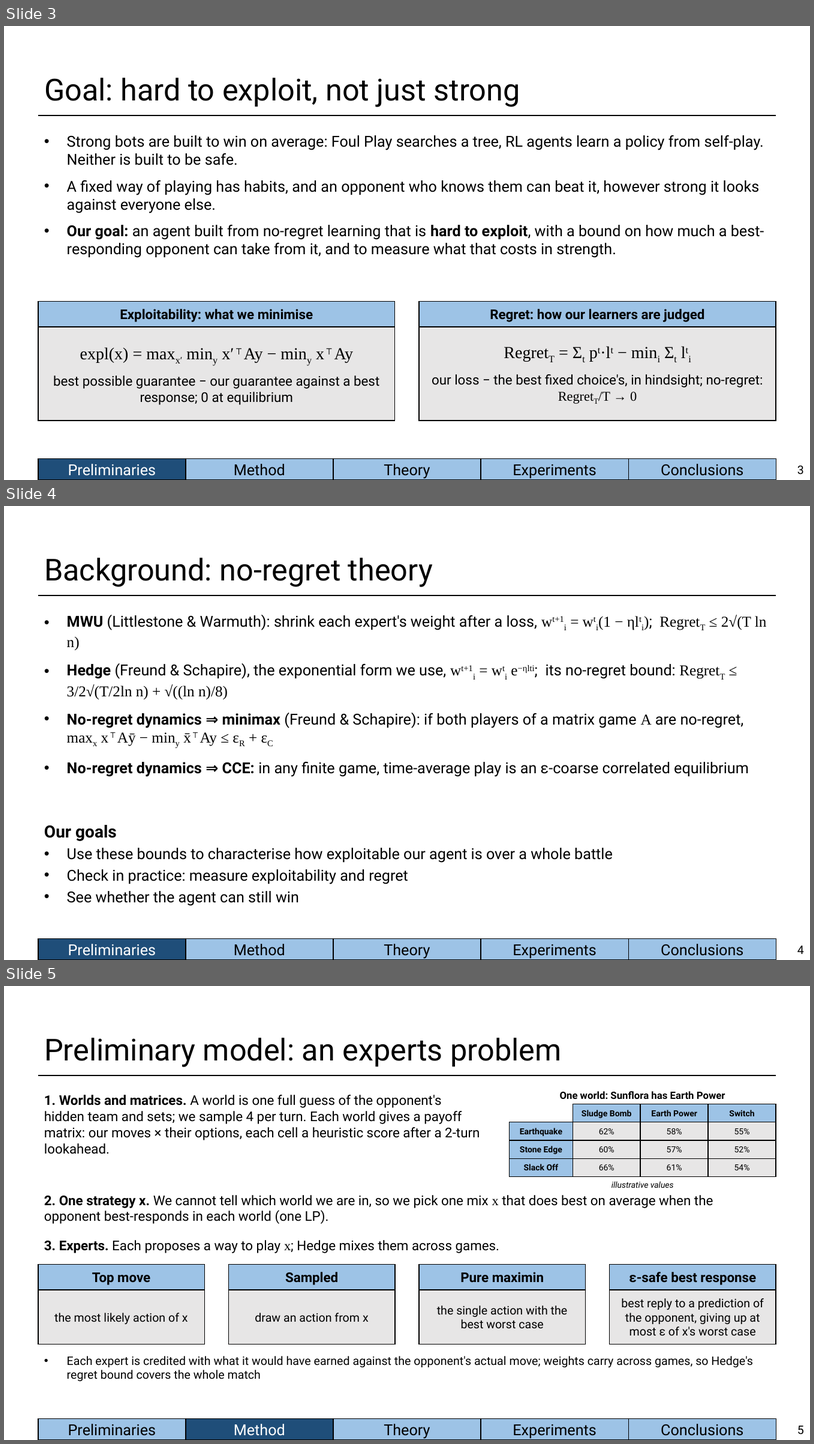
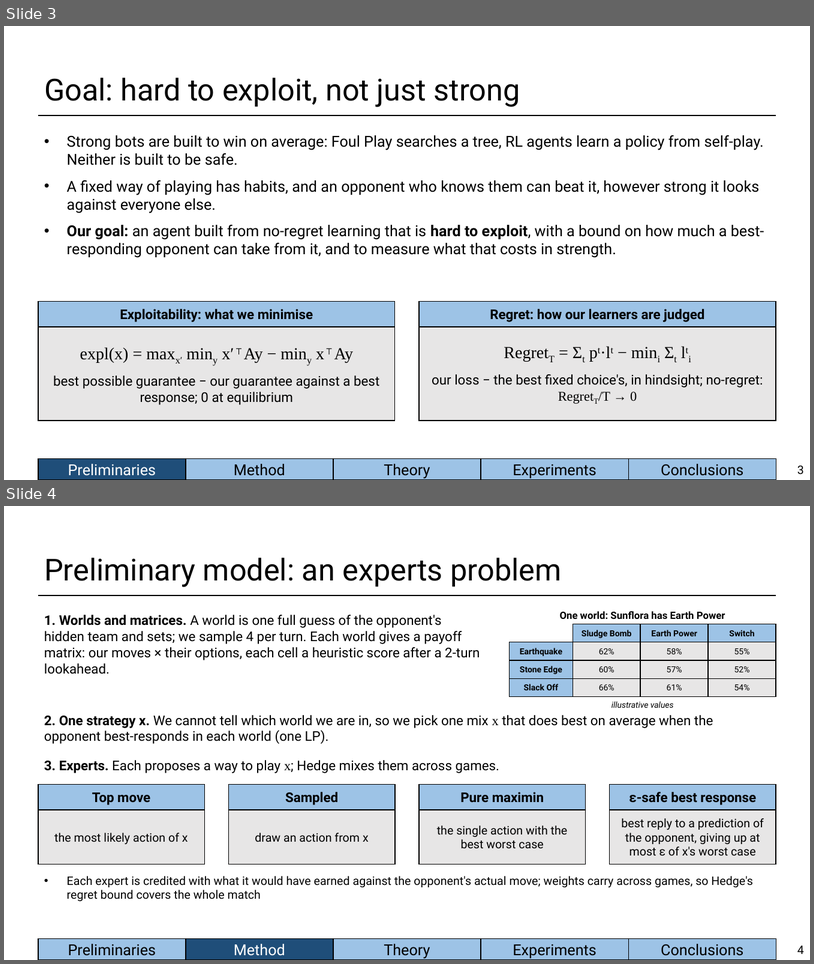
Before and after one commit to BioFanat/pokemon-equilibrium-engine, a slide deck: report/slides/deck.pptx. Shown one above the other, each under a label of ours: slides 3, 4 and 5 before the commit, slides 3 and 4 after it. The pictures are 814x1444 and 814x964 pixels, drawn with LibreOffice and Linux fonts; fonts in the diff are those of the drawing. Boxes give left, top, right and bottom in pixels: in the first picture for what was removed or moved away, otherwise in the second. Text is boxed around its words. In the diff, an @@ line names an element or a change of style, - is before the commit and + after.

Commit message:
Deck: drop the Background slide (definitions live on Goal, Hedge bound on the theory slide); 10 slides

```diff
--- a/report/slides/deck.pptx
+++ b/report/slides/deck.pptx
@@ slide 4 removed at [4,506,810,960], background #FFFFFF; not listed: 6 template elements that a slide beside it also shows @@
@@ title removed at [44,558,433,587] @@
-Background: no-regret theory
@@ text removed at [67,615,767,777] @@
-• MWU (Littlestone & Warmuth): shrink each expert's weight after a loss, wt+1i = wti(1 − ηlti); RegretT ≤ 2√(T ln n)
-• Hedge (Freund & Schapire), the exponential form we use, wt+1i = wti e−ηlti; its no-regret bound: RegretT ≤ 3/2√(T/2ln n) + √((ln n)/8)
-• No-regret dynamics ⇒ minimax (Freund & Schapire): if both players of a matrix game A are no-regret, maxx x⊤Aȳ − miny x̄⊤Ay ≤ εR + εC
-• No-regret dynamics ⇒ CCE: in any finite game, time-average play is an ε-coarse correlated equilibrium
@@ text removed at [44,825,613,906] @@
-Our goals
-• Use these bounds to characterise how exploitable our agent is over a whole battle
-• Check in practice: measure exploitability and regret
-• See whether the agent can still win
@@ page number removed at [798,945,804,954] @@
-4
@@ what was slide 5 is now slide 4 @@
@@ page number at [798,945,804,954]: text changed @@
-5
+4
```
Also in this commit, not shown: 1 other file.
